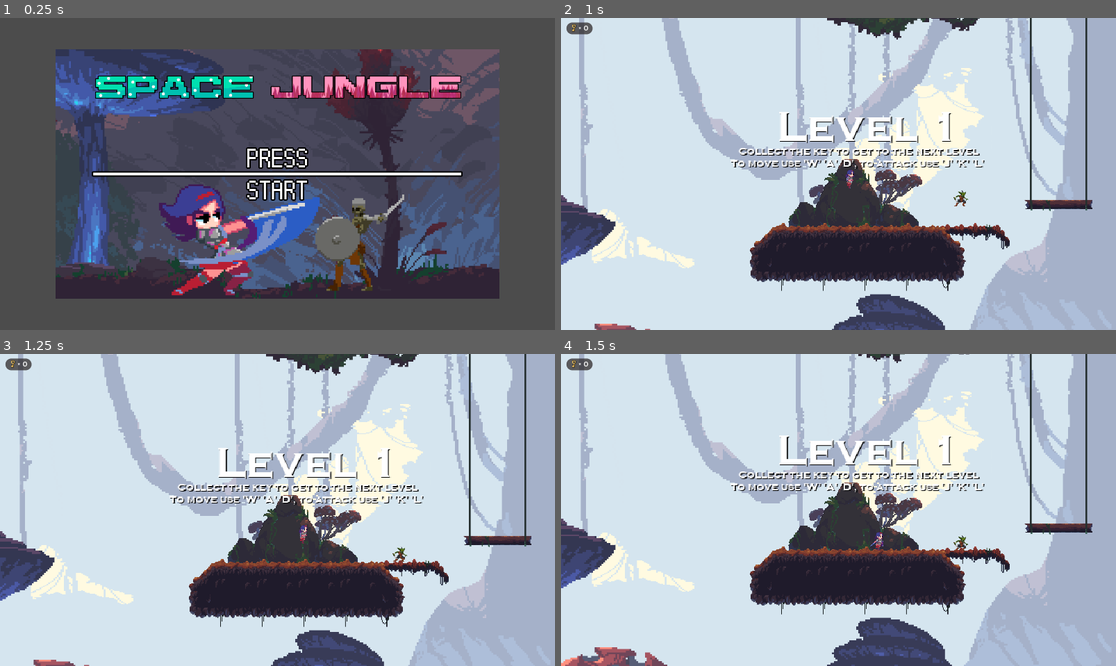
Above: before the commit, frames 1-4 (two rows, left to right).
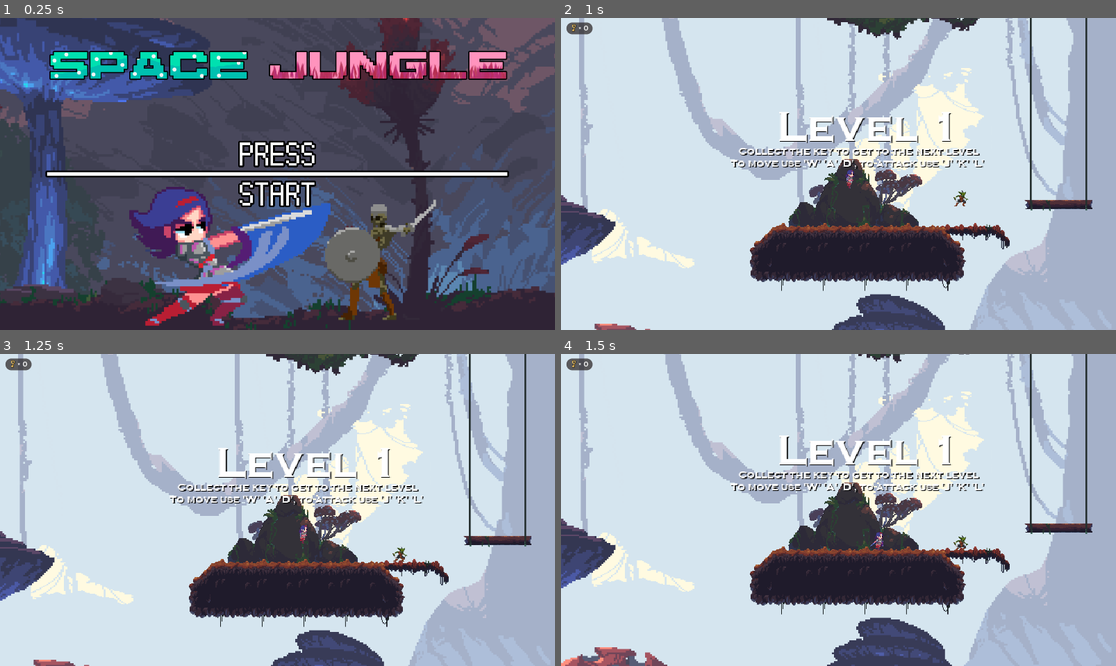
Above: after the commit, the same moments.

Repository: Seb070505/Space-Jungle
Game: Godot game, scene res://Scenes/Menu.tscn
Two runs of this game, one before a commit and one after it. Both use one fixed random seed, a clock stepped at 60 frames per second and the inputs below.
Inputs:
- Up to frame 1 (0.25 s): no input
- Up to frame 2 (1 s): tap Enter at 0.5 s; hold D (move_right) from 0.53 s (still down); hold J (attack_1_j) from 0.53 s (still down); tap W (jump) at 0.77 s
- Up to frame 3 (1.25 s): keep holding D (move_right); keep holding J (attack_1_j)
- Up to frame 4 (1.5 s): keep holding D (move_right); release J (attack_1_j) at 1.28 s; tap K (attack_2_k) at 1.35 s

The runs differ from the first frame. In frame 1, 61% of the frame differs, in the area x 0-100%, y 0-100%; in frame 2, nothing differs; in frame 3, nothing differs; in frame 4, nothing differs.

Commit message:
fix af kode

Diff:
--- a/Scenes/Gameover.tscn
+++ b/Scenes/Gameover.tscn
@@ -121,7 +121,6 @@
 
 [node name="Camera2D" type="Camera2D" parent="."]
 current = true
-zoom = Vector2( 1.25, 1.25 )
 
 [node name="GameOverSpritesheet" type="Sprite" parent="."]
 texture = ExtResource( 2 )
--- a/Scenes/Menu.tscn
+++ b/Scenes/Menu.tscn
@@ -11,4 +11,3 @@
 
 [node name="Camera2D" type="Camera2D" parent="."]
 current = true
-zoom = Vector2( 1.25, 1.25 )
Not shown, added: index.apple-touch-icon.png.import
Not shown, added: index.icon.png.import
Not shown, added: index.png.import
